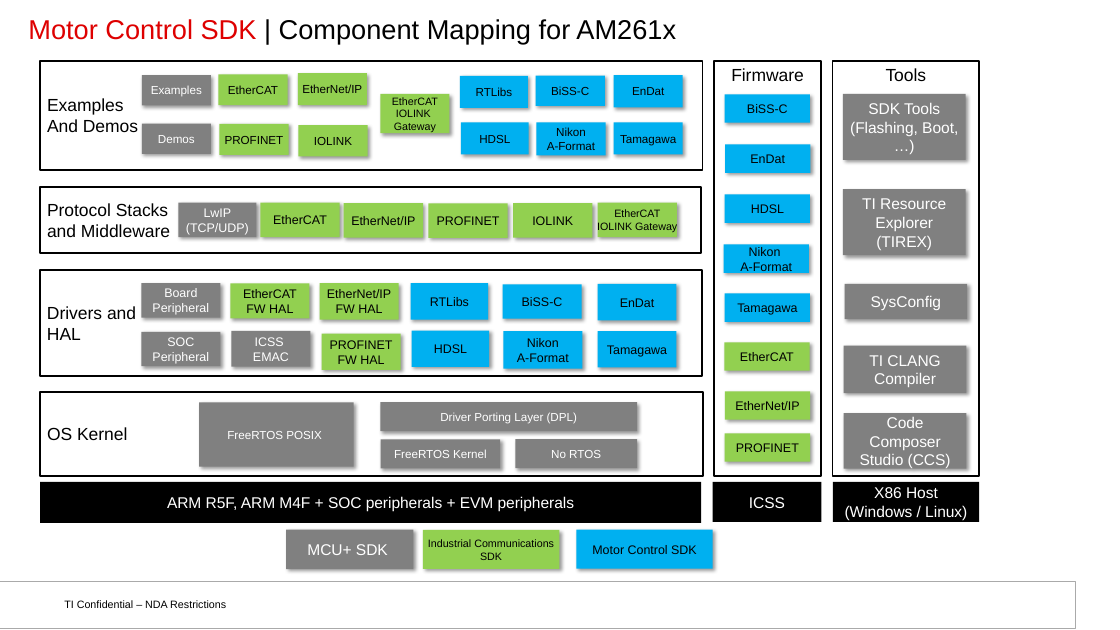
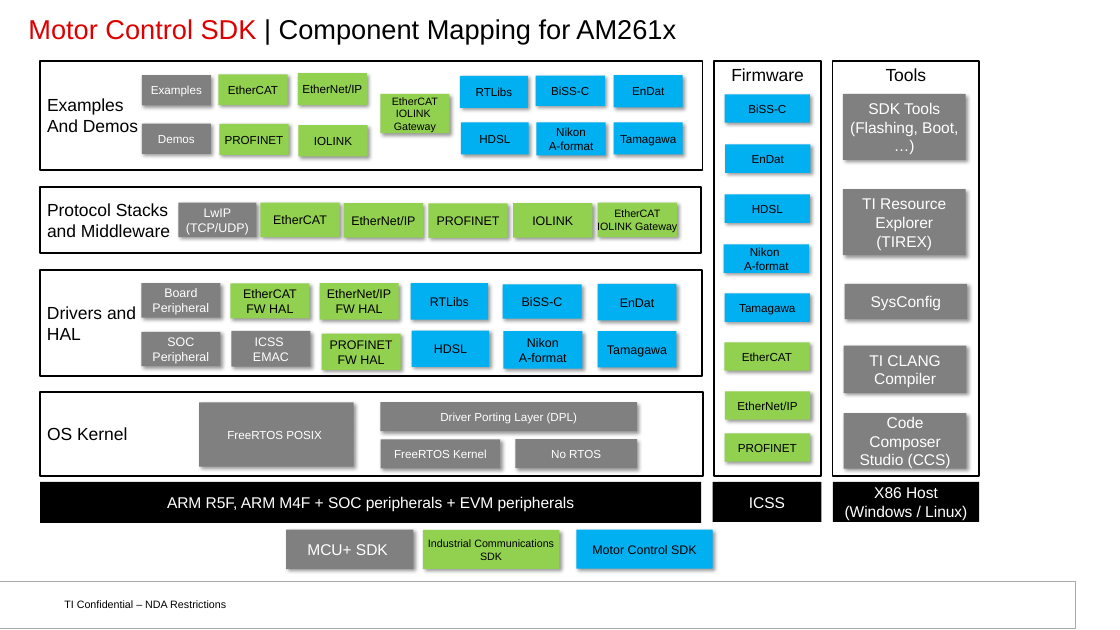
Before and after one commit to TexasInstruments/motor-control-sdk, a slide deck: slide 4 of docs_src/docs/api_guide/images/images.pptx. Drawn at 1120x630 pixels with LibreOffice and Linux fonts; fonts in the diff are those of the drawing; background and template pictures are left out. Boxes give left, top, right and bottom in pixels: in the first picture for what was removed or moved away, otherwise in the second. Text is boxed around its words. In the diff, an @@ line names an element or a change of style, - is before the commit and + after.

```diff
--- a/docs_src/docs/api_guide/images/images.pptx
+++ b/docs_src/docs/api_guide/images/images.pptx
@@ text in rectangle at bbox=[549, 141, 593, 150]: text changed @@
-A-Format
+A-format
@@ text in rectangle at bbox=[744, 261, 788, 270]: text changed; size 12.8 to 12 pt @@
-A-Format
+A-format
@@ text in rectangle at bbox=[750, 247, 780, 256]: size 12.8 to 12 pt in "Nikon" @@
@@ text in rectangle at bbox=[519, 353, 567, 362]: text changed @@
-A-Format
+A-format
@@ size 12.8 to 12 pt in 7 elements at bbox=[724, 342, 810, 371], bbox=[725, 144, 811, 173], bbox=[724, 293, 810, 322], bbox=[725, 391, 811, 420], bbox=[724, 195, 810, 223], bbox=[724, 94, 810, 123], bbox=[724, 433, 810, 462] @@
```
Also in this commit, not shown: 3 other slides changed, 1 other file.
